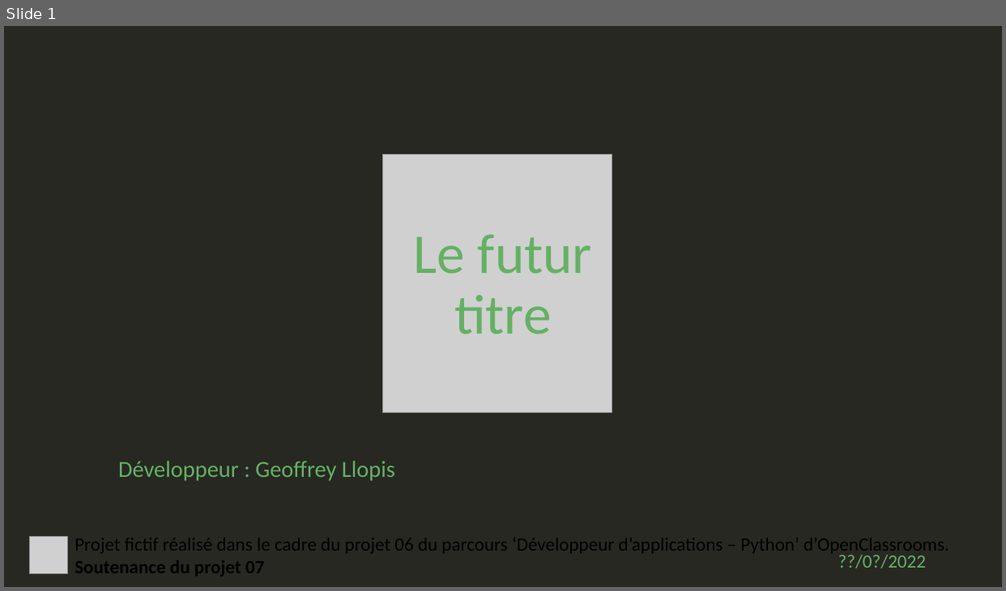
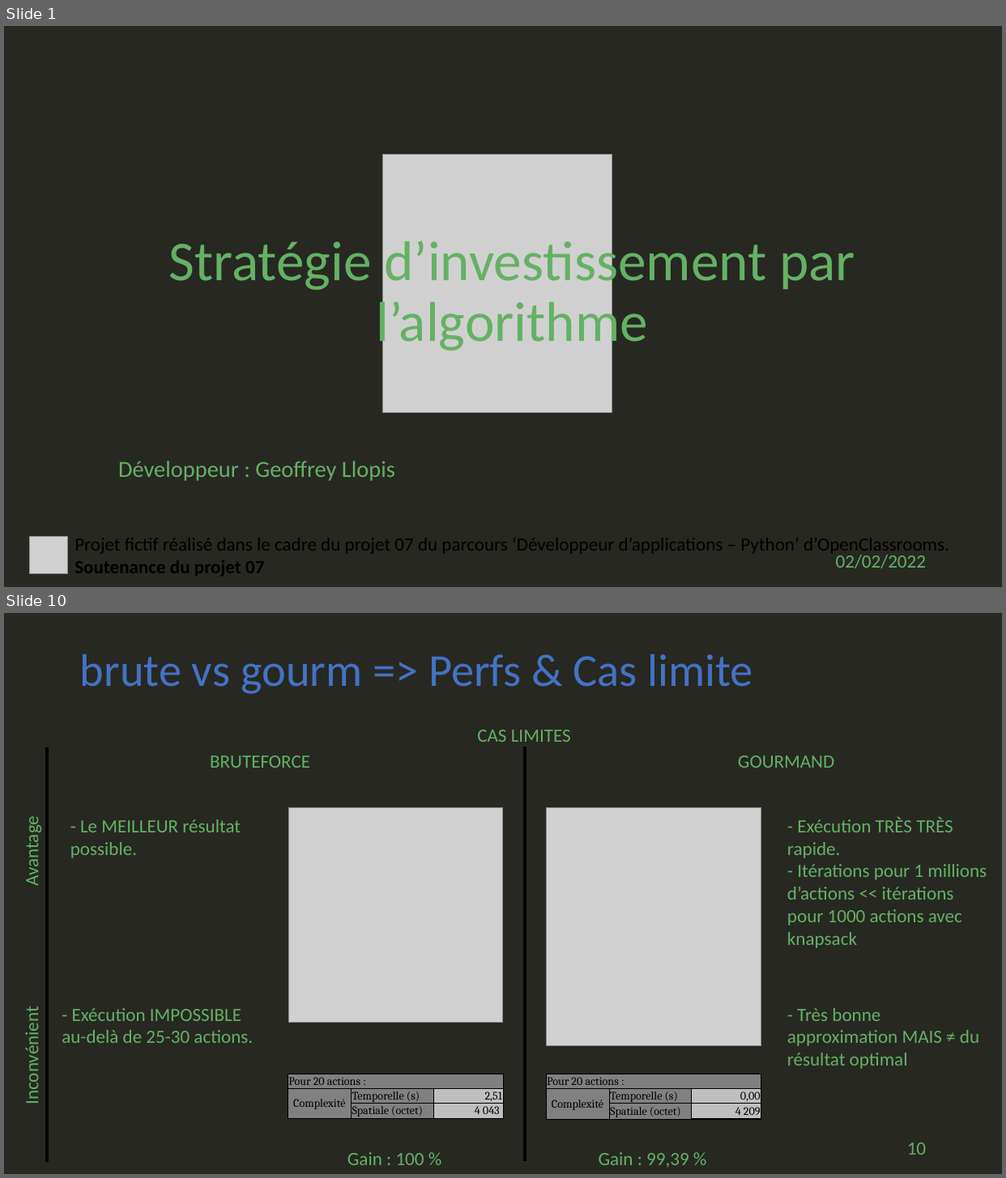
Before and after one commit to geoffrey-ll/OC_P07_Algorithmique, a slide deck: p07_slide.pptx. Shown one above the other, each under a label of ours: slide 1 before the commit, slides 1 and 10 after it; the slides between them are not shown. The pictures are 1006x591 and 1006x1178 pixels, drawn with LibreOffice and Linux fonts; fonts in the diff are those of the drawing; grey boxes stand for pictures. Boxes give left, top, right and bottom in pixels: in the first picture for what was removed or moved away, otherwise in the second. Text is boxed around its words. In the diff, an @@ line names an element or a change of style, - is before the commit and + after.

Commit message:
Présentation :     - Slides terminés.
knapsack.py - Bottom-up.
    - Optimisation. env 5s de gagné pour dataset1

```diff
--- a/p07_slide.pptx
+++ b/p07_slide.pptx
@@ slide 10 added at [4, 613, 1002, 1174], background #272822 @@
@@ title added at [80, 654, 752, 694], 44 pt, text #4472C4 @@
+brute vs gourm => Perfs & Cas limite
@@ text added at [477, 730, 571, 742], 18 pt, text #64B164 @@
+CAS LIMITES
@@ line added from (47, 747) to (47, 1162), #000000 3 pt @@
@@ text added at [210, 756, 310, 768], 18 pt, text #64B164 @@
+BRUTEFORCE
@@ line added from (525, 747) to (525, 1161), #000000 3 pt @@
@@ text added at [738, 756, 834, 768], 18 pt, text #64B164 @@
+GOURMAND
@@ text added at [20, 823, 43, 885], 18 pt, text #64B164 @@
+Avantage
@@ text added at [70, 820, 241, 858], 18 pt, text #64B164 @@
+- Le MEILLEUR résultat possible.
@@ picture added at [288, 807, 503, 1023] @@
@@ picture added at [546, 807, 761, 1046] @@
@@ text added at [787, 817, 987, 948], 18 pt, text #64B164 @@
+- Exécution TRÈS TRÈS rapide.
+- Itérations pour 1 millions d’actions << itérations pour 1000 actions avec knapsack
@@ text added at [20, 1016, 43, 1102], 18 pt, text #64B164 @@
+Inconvénient
@@ text added at [62, 1008, 253, 1043], 18 pt, text #64B164 @@
+- Exécution IMPOSSIBLE au-delà de 25-30 actions.
@@ text added at [787, 1008, 979, 1069], 18 pt, text #64B164 @@
+- Très bonne approximation MAIS ≠ du résultat optimal
@@ table added at [288, 1074, 503, 1120], 3 rows, 3 columns @@
+Pour 20 actions : |  | 
+Complexité | Temporelle (s) | 2,51
+ | Spatiale (octet) | 4 043
@@ table added at [546, 1074, 761, 1121], 3 rows, 3 columns @@
+Pour 20 actions : |  | 
+Complexité | Temporelle (s) | 0,00
+ | Spatiale (octet) | 4 209
@@ page number added at [907, 1143, 926, 1155], 18 pt, text #64B164 @@
+10
@@ text added at [347, 1152, 424, 1165], 18 pt, text #64B164 @@
+Gain : 100 %
@@ text added at [599, 1152, 689, 1168], 18 pt, text #64B164 @@
+Gain : 99,39 %
@@ slide 1 changed as well @@
@@ title at [168, 233, 855, 355]: text changed @@
-Le futur
-titre
+Stratégie d’investissement par l’algorithme
@@ text at [74, 533, 949, 556]: text changed @@
-Projet fictif réalisé dans le cadre du projet 06 du parcours ‘Développeur d’applications – Python’ d’OpenClassrooms.
+Projet fictif réalisé dans le cadre du projet 07 du parcours ‘Développeur d’applications – Python’ d’OpenClassrooms.
@@ text at [836, 555, 926, 569]: text changed @@
-??/0?/2022
+02/02/2022
```
Also in this commit, not shown: 5 other slides changed, 10 other slides added, 7 slides removed, 7 other files.
